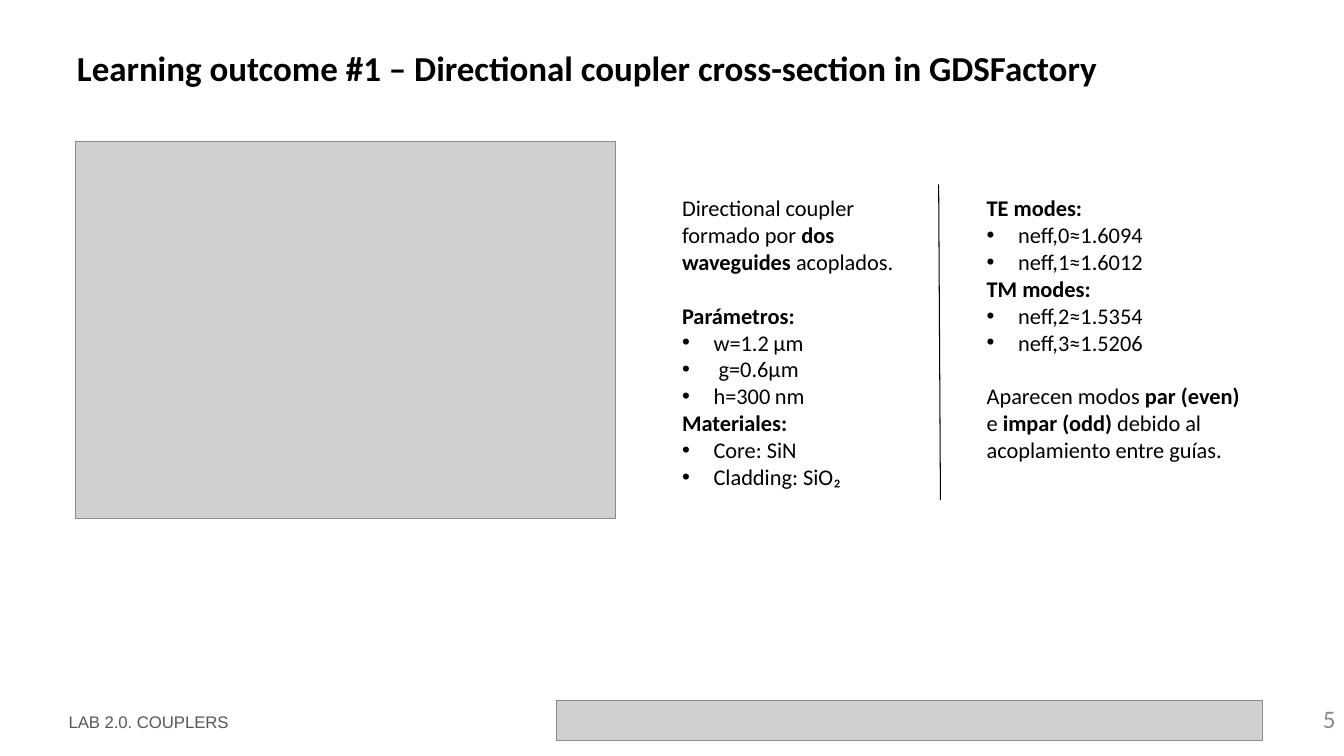
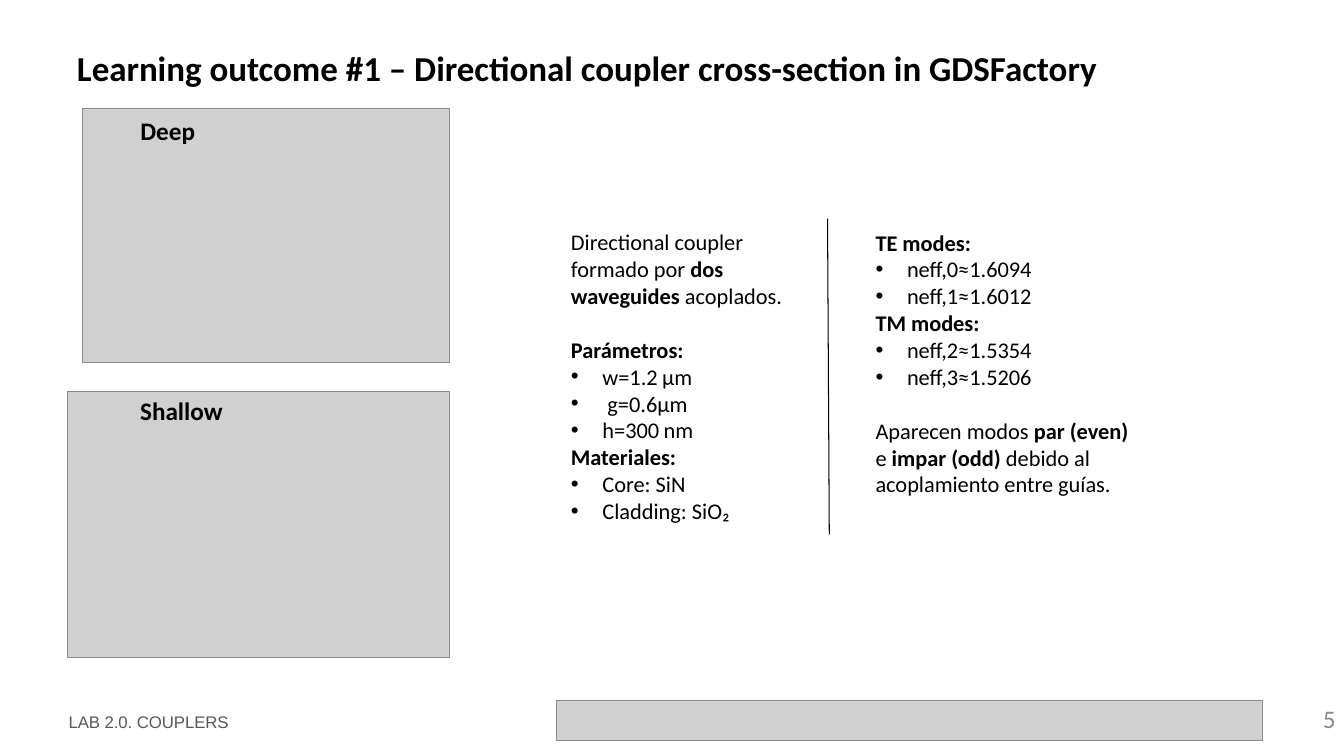
Before and after one commit to EvaristoNicolas/cifoin-lab2, a slide deck: slide 5 of LabBook_20_EvaristoNicolas.pptx. Drawn at 1344x756 pixels with LibreOffice and Linux fonts; fonts in the diff are those of the drawing; grey boxes stand for pictures; background and template pictures are left out. Boxes give left, top, right and bottom in pixels: in the first picture for what was removed or moved away, otherwise in the second. Text is boxed around its words. In the diff, an @@ line names an element or a change of style, - is before the commit and + after.

```diff
--- a/LabBook_20_EvaristoNicolas.pptx
+++ b/LabBook_20_EvaristoNicolas.pptx
@@ picture: place and size @@
-picture at [76,141,615,518]
+picture at [83,108,450,363]
@@ text added at [140,123,195,144], 18 pt, text #000000, bold @@
+Deep
@@ 2 texts, 1 line: place and size @@
-2 texts, 1 line at [682,185,1240,500]
+2 texts, 1 line at [571,219,1129,534]
@@ picture added at [68,391,451,657] @@
@@ text added at [140,402,222,420], 18 pt, text #000000, bold @@
+Shallow
```
Also in this commit, not shown: 6 other slides changed, 1 other file.
